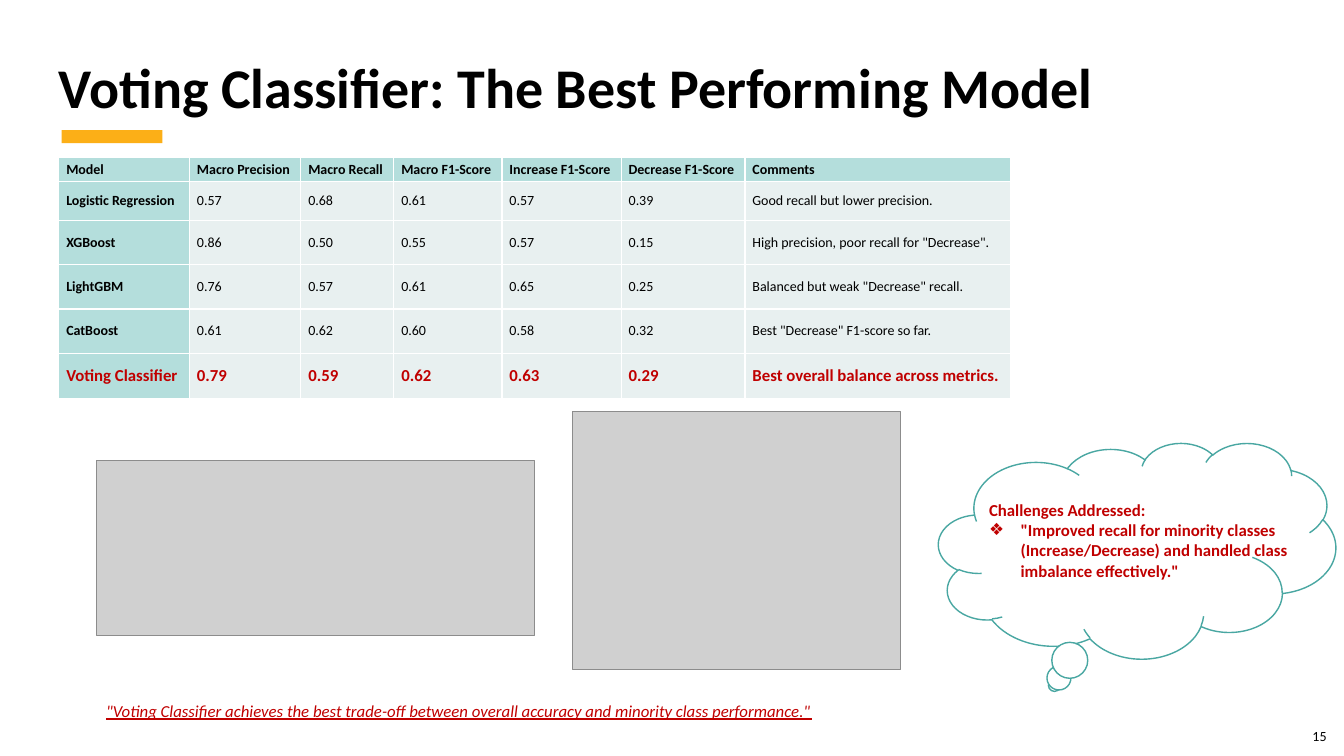
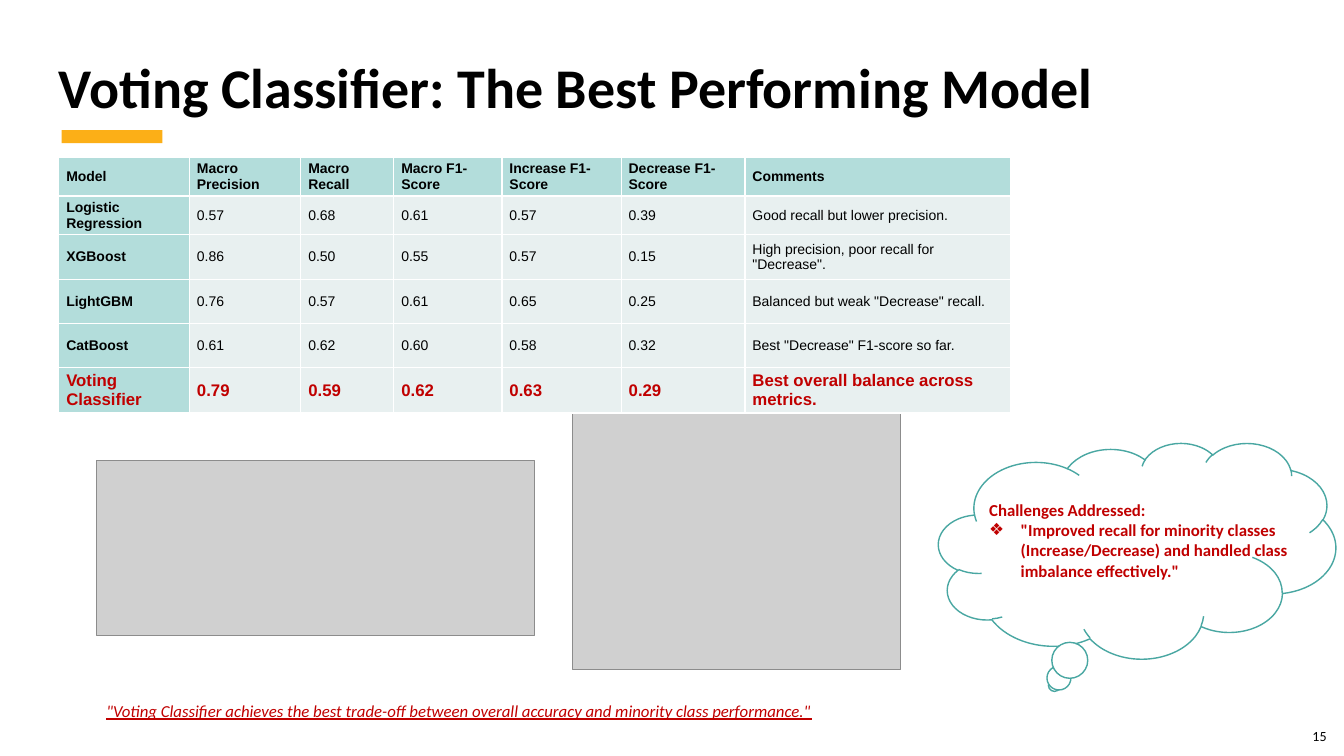
Before and after one commit to kubernetes-world/3666-ANLP-Predicting-ECB-Monetary-Policy, a slide deck: slide 15 of 3666 ANLP - Predicting ECB Monetary Policy.Final Project.pptx. Drawn at 1344x756 pixels with LibreOffice and Linux fonts; fonts in the diff are those of the drawing; grey boxes stand for pictures; background and template pictures are left out. Boxes give left, top, right and bottom in pixels: in the first picture for what was removed or moved away, otherwise in the second. Text is boxed around its words. In the diff, an @@ line names an element or a change of style, - is before the commit and + after.

```diff
--- a/3666 ANLP - Predicting ECB Monetary Policy.Final Project.pptx
+++ b/3666 ANLP - Predicting ECB Monetary Policy.Final Project.pptx
@@ table at [58, 157, 1009, 488] @@
@@ fill #B4DEDC to #B3DDDB in 12 cells @@
@@ fill #E9F1F0 to #E8F0F0 in 30 cells @@
@@ font Calibri to Arial @@
@@ thought cloud at [939, 443, 1336, 658]: proportions changed @@
```
Also in this commit, not shown: 14 other slides changed.
